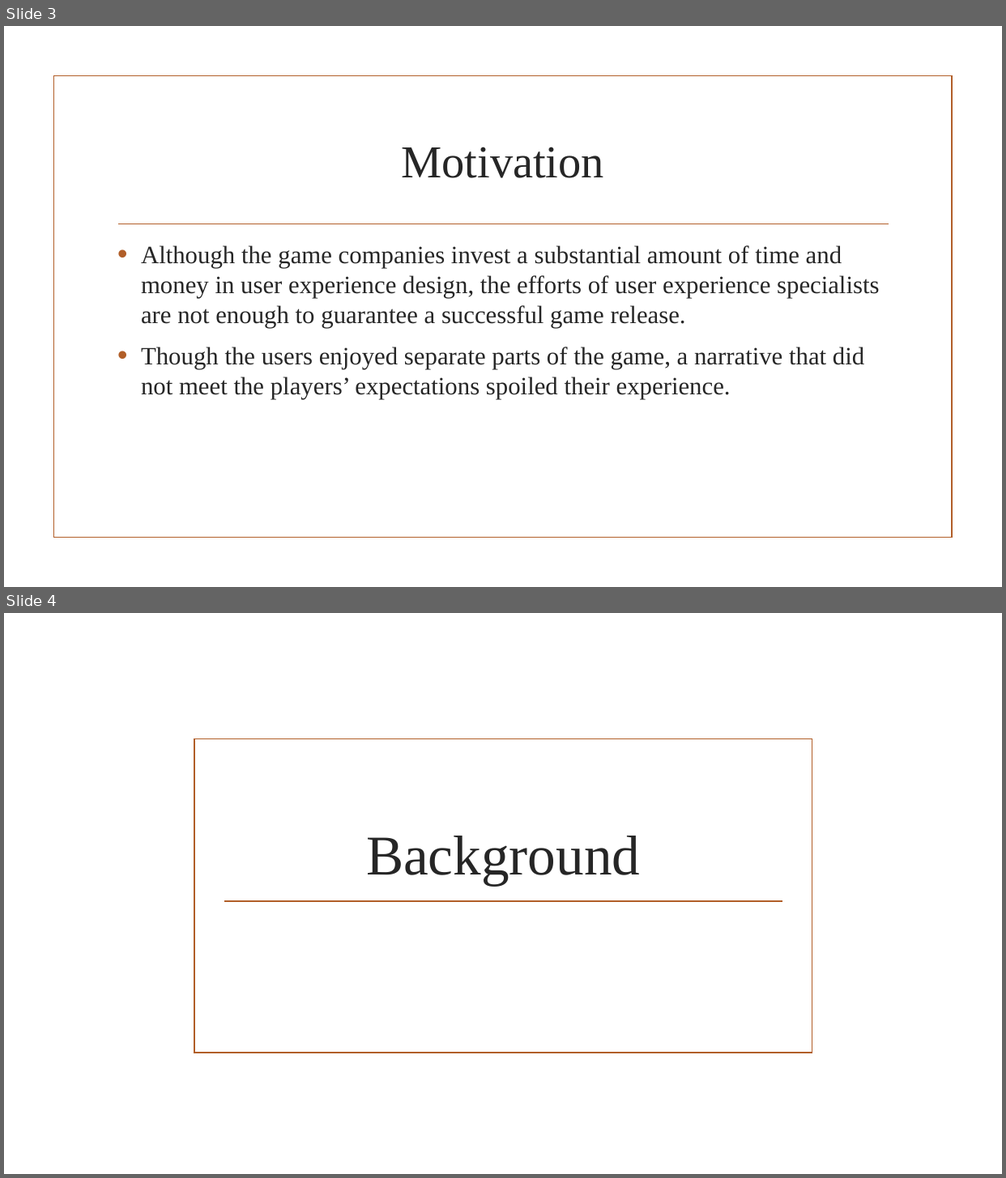
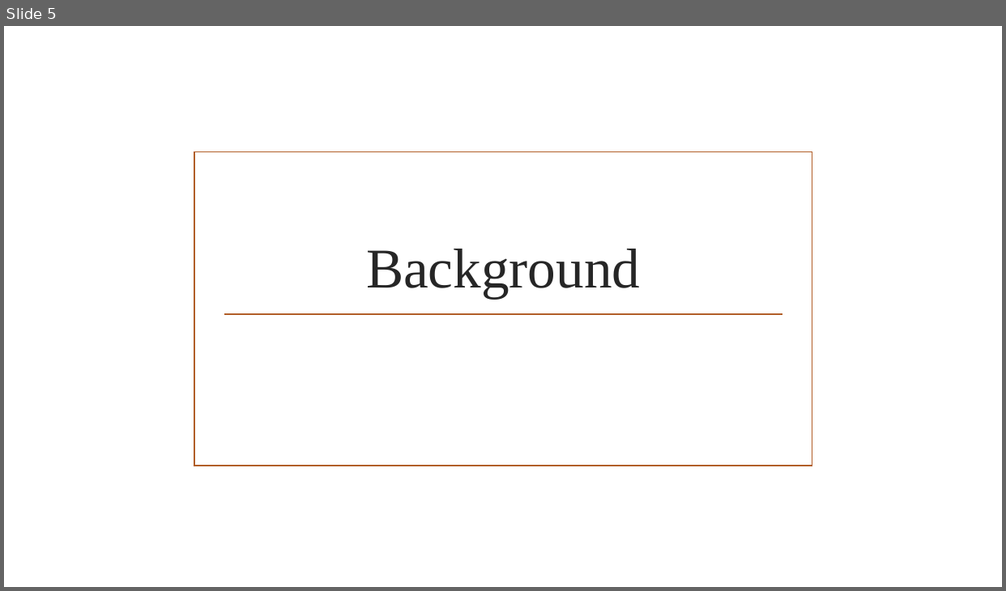
Before and after one commit to Hiten1928/AspectBasedSentimentalAnalysis, a slide deck: Documents/Quality_Project.pptx. Shown one above the other, each under a label of ours: slides 3 and 4 before the commit, slide 5 after it. The pictures are 1006x1178 and 1006x591 pixels, drawn with LibreOffice and Linux fonts; fonts in the diff are those of the drawing; background and template pictures are left out. Boxes give left, top, right and bottom in pixels: in the first picture for what was removed or moved away, otherwise in the second. Text is boxed around its words. In the diff, an @@ line names an element or a change of style, - is before the commit and + after.

```diff
--- a/Documents/Quality_Project.pptx
+++ b/Documents/Quality_Project.pptx
@@ slide 3 removed at box(4, 26, 1002, 587), background picture (left out) @@
@@ rectangle removed at box(53, 76, 952, 538) @@
@@ title removed at box(401, 147, 604, 178) @@
-Motivation
@@ line removed from (118, 224) to (889, 224) @@
@@ text removed at box(141, 246, 879, 399) @@
-• Although the game companies invest a substantial amount of time and money in user experience design, the efforts of user experience specialists are not enough to guarantee a successful game release.
-• Though the users enjoyed separate parts of the game, a narrative that did not meet the players’ expectations spoiled their experience.
@@ what was slide 4 is now slide 5 @@
```
Also in this commit, not shown: 1 slide changed, 2 slides added.
